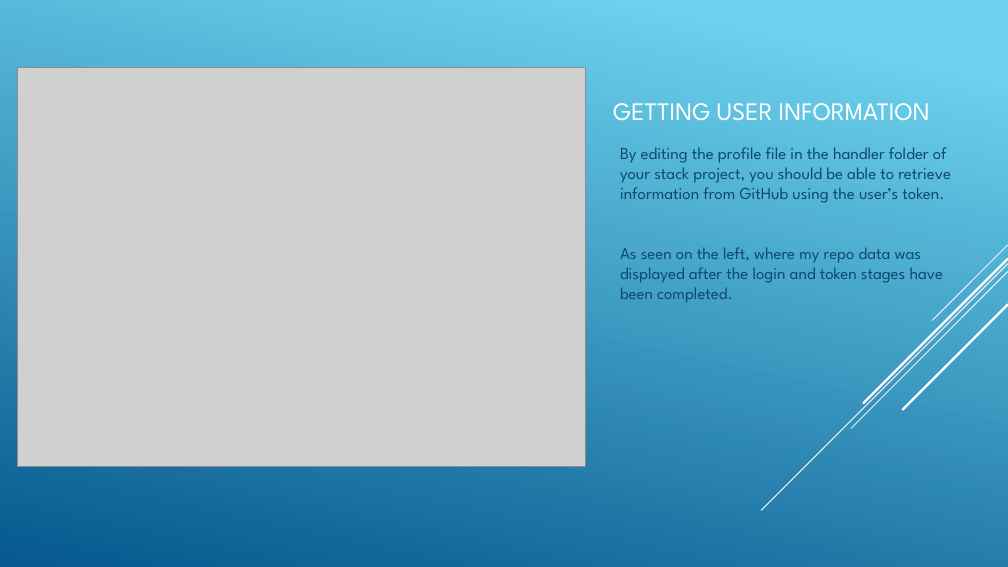
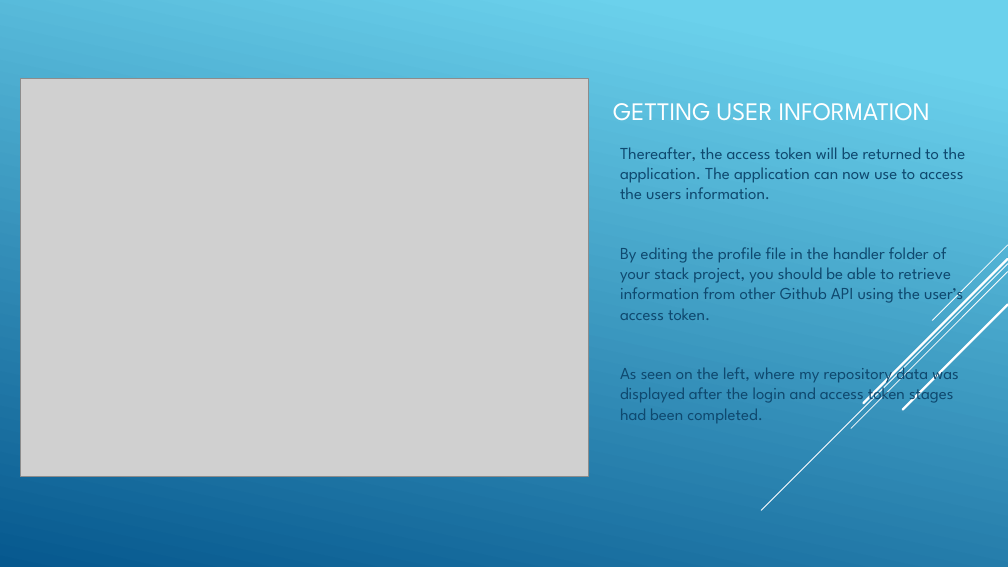
Before and after one commit to sftcd/cs7053, a slide deck: slide 8 of 2016lectures/GitHub OAUth2.pptx (slide 7 before the commit). Drawn at 1008x567 pixels with LibreOffice and Linux fonts; fonts in the diff are those of the drawing; grey boxes stand for pictures. Boxes give left, top, right and bottom in pixels: in the first picture for what was removed or moved away, otherwise in the second. Text is boxed around its words. In the diff, an @@ line names an element or a change of style, - is before the commit and + after.

Commit message:
Updated Github OAuth2 slides and moved name from READme to slide deck.

```diff
--- a/2016lectures/GitHub OAUth2.pptx
+++ b/2016lectures/GitHub OAUth2.pptx
@@ picture: place and size @@
-picture at [18,67,586,466]
+picture at [20,78,588,476]
@@ text at [620,147,965,423]: text changed @@
-By editing the profile file in the handler folder of your stack project, you should be able to retrieve information from GitHub using the user’s token.
-As seen on the left, where my repo data was displayed after the login and token stages have been completed.
+Thereafter, the access token will be returned to the application. The application can now use to access the users information.
+By editing the profile file in the handler folder of your stack project, you should be able to retrieve information from other Github API using the user’s access token.
+As seen on the left, where my repository data was displayed after the login and access token stages had been completed.
```
Also in this commit, not shown: 6 other slides changed, 7 slides added, 1 other file.
